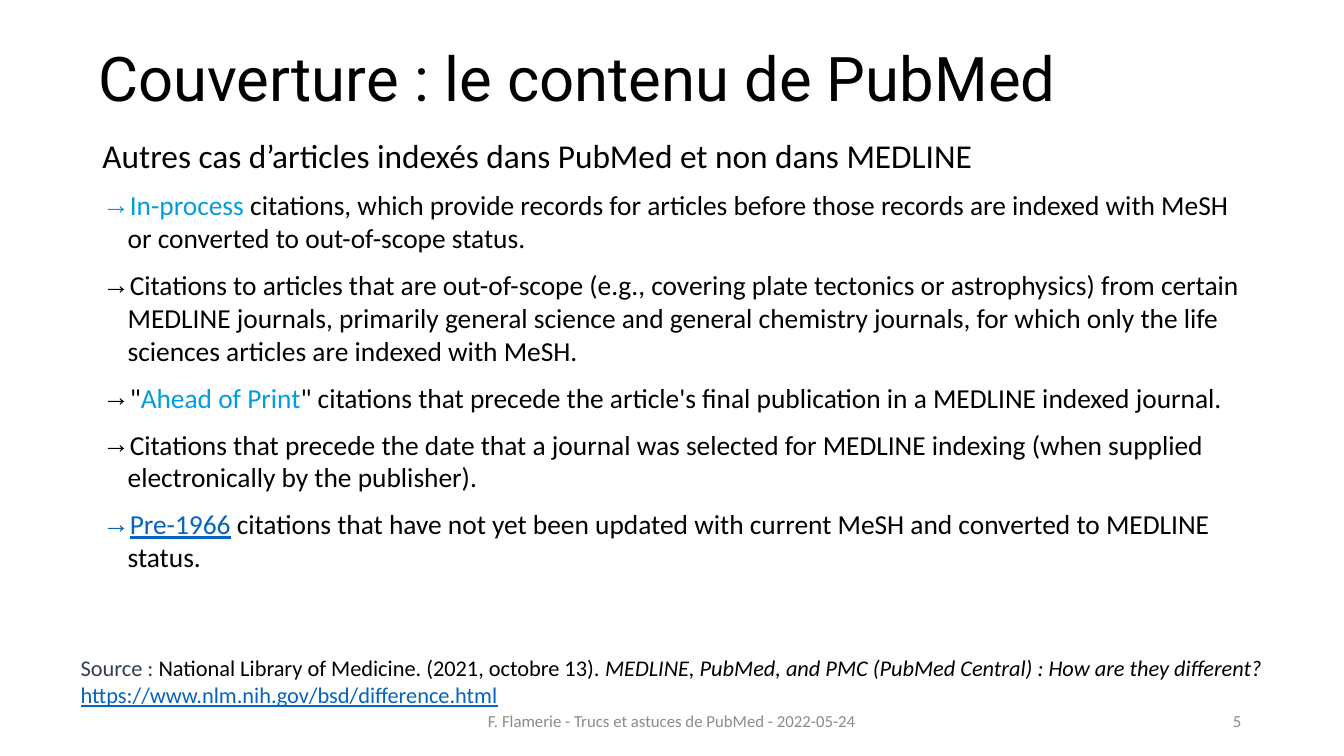
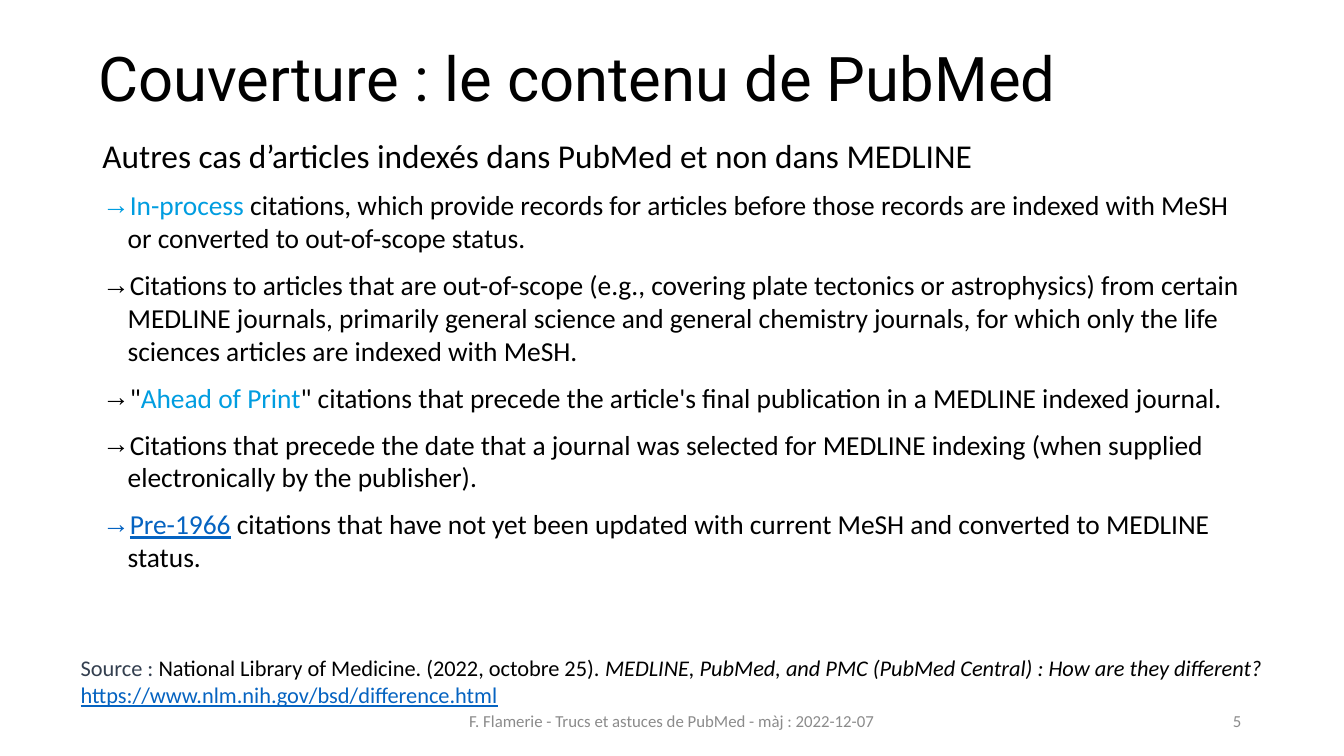
Before and after one commit to fflamerie/formbiblio, a slide deck: slide 5 of docs/module1-2_pubmed.pptx. Drawn at 1344x756 pixels with LibreOffice and Linux fonts; fonts in the diff are those of the drawing. Boxes give left, top, right and bottom in pixels: in the first picture for what was removed or moved away, otherwise in the second. Text is boxed around its words. In the diff, an @@ line names an element or a change of style, - is before the commit and + after.

```diff
--- a/docs/module1-2_pubmed.pptx
+++ b/docs/module1-2_pubmed.pptx
@@ text at (81,660,1261,707): text changed @@
-Source : National Library of Medicine. (2021, octobre 13). MEDLINE, PubMed, and PMC (PubMed Central) : How are they different? https://www.nlm.nih.gov/bsd/difference.html
+Source : National Library of Medicine. (2022, octobre 25). MEDLINE, PubMed, and PMC (PubMed Central) : How are they different? https://www.nlm.nih.gov/bsd/difference.html
@@ text at (469,715,874,730): text changed @@
-F. Flamerie - Trucs et astuces de PubMed - 2022-05-24
+F. Flamerie - Trucs et astuces de PubMed - màj : 2022-12-07
```
Also in this commit, not shown: 32 other slides changed, 2 slides added, 1 other file.
